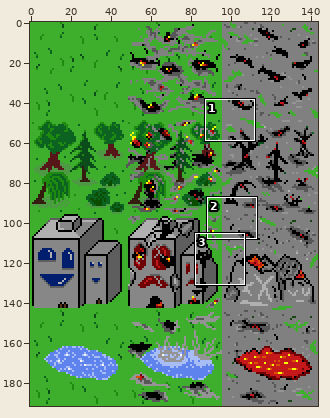
Sprite sheet -- fire/images/inc_tileset.png. Above: a wide view before the commit, with the close-up outlined.
Close-up. Before the edit:
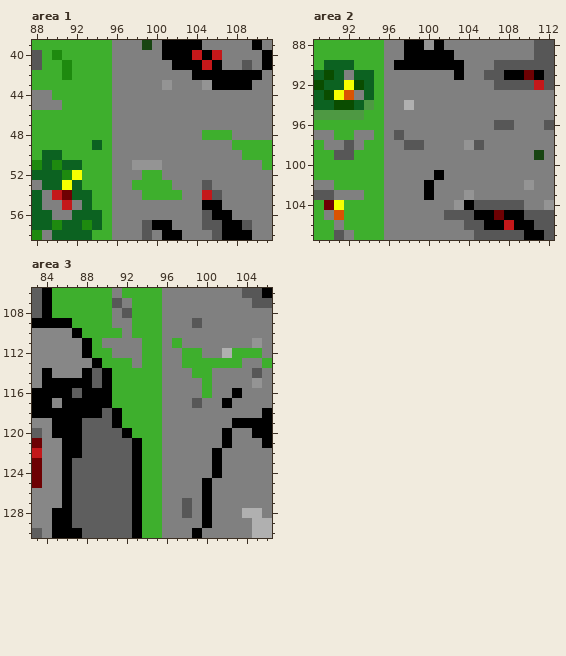
The file is 144x192 pixels. Shown: area 1: x 88..111, y 39..58; area 2: x 89..112, y 88..107; area 3: x 83..106, y 106..130. The commit also changed other parts of the picture, which this record leaves out.
Now the later version:
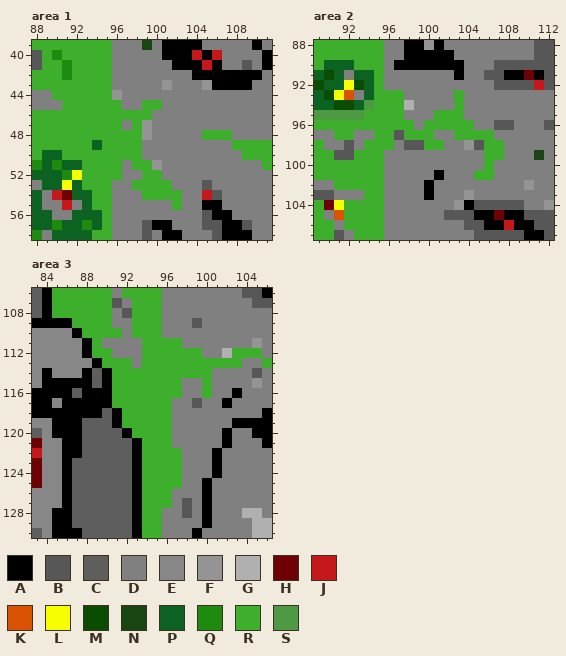
Palette (. is transparent): A #000000  B #575757  C #5e5e5e  D #808080  E #878787  F #949494  G #b0b0b0  H #6d0103  J #c4181a  K #da5302  L #f6ff00  M #0a4c00  N #184512  P #0c6221  Q #1e8a0f  R #3eaf2d  S #4e9943
What changed:
{"where": "area 1"}
{"y":44,"x":96,"old":"D","new":"F"}
{"y":45,"x":96,"old":"D","new":"R"}
{"y":45,"x":99,"old":"DD","new":"RR"}
{"y":46,"x":96,"old":"DDDD","new":"RRRR"}
{"y":47,"x":96,"old":"D","new":"R"}
{"y":47,"x":98,"old":"DD","new":"RF"}
{"y":48,"x":96,"old":"DDDD","new":"RRRF"}
{"y":49,"x":96,"old":"DDD","new":"RRR"}
{"y":50,"x":96,"old":"DDD","new":"RRR"}
{"y":51,"x":96,"old":"D","new":"R"}
{"y":51,"x":98,"old":"FF","new":"RR"}
{"y":52,"x":96,"old":"D","new":"R"}
{"y":55,"x":102,"old":"D","new":"R"}
{"where": "area 2"}
{"y":93,"x":96,"old":"DD","new":"RR"}
{"y":93,"x":103,"old":"D","new":"R"}
{"y":94,"x":96,"old":"DD","new":"RR"}
{"y":94,"x":103,"old":"D","new":"R"}
{"y":95,"x":96,"old":"DD","new":"RR"}
{"y":95,"x":101,"old":"DDD","new":"RRR"}
{"y":96,"x":96,"old":"DDD","new":"RRR"}
{"y":96,"x":100,"old":"DDDDD","new":"RRRRR"}
{"y":97,"x":96,"old":"D","new":"R"}
{"y":97,"x":98,"old":"DDD","new":"RRR"}
{"y":97,"x":103,"old":"DDDD","new":"RRRR"}
{"y":98,"x":96,"old":"D","new":"R"}
{"y":98,"x":100,"old":"DD","new":"RR"}
{"y":98,"x":106,"old":"DD","new":"RR"}
{"y":99,"x":106,"old":"DD","new":"RR"}
{"y":100,"x":106,"old":"D","new":"R"}
{"y":101,"x":105,"old":"DD","new":"RR"}
{"where": "area 3"}
{"y":111,"x":96,"old":"D","new":"R"}
{"y":112,"x":96,"old":"DD","new":"RR"}
{"y":113,"x":96,"old":"DD","new":"RR"}
{"y":114,"x":96,"old":"DDD","new":"RRR"}
{"y":115,"x":96,"old":"DD","new":"RR"}
{"y":116,"x":96,"old":"DD","new":"RR"}
{"y":117,"x":96,"old":"D","new":"R"}
{"y":118,"x":96,"old":"D","new":"R"}
{"y":119,"x":96,"old":"D","new":"R"}
{"y":120,"x":96,"old":"D","new":"R"}
{"y":121,"x":96,"old":"D","new":"R"}
{"y":122,"x":96,"old":"DD","new":"RR"}
{"y":123,"x":96,"old":"DD","new":"RR"}
{"y":124,"x":96,"old":"DD","new":"RR"}
{"y":125,"x":96,"old":"DD","new":"RR"}
{"y":126,"x":96,"old":"D","new":"R"}
{"y":127,"x":96,"old":"D","new":"R"}
{"label":"changed","picture_box":[112,90,182,210]}
{"label":"changed","picture_box":[384,90,504,180]}
{"label":"changed","picture_box":[162,338,192,508]}
